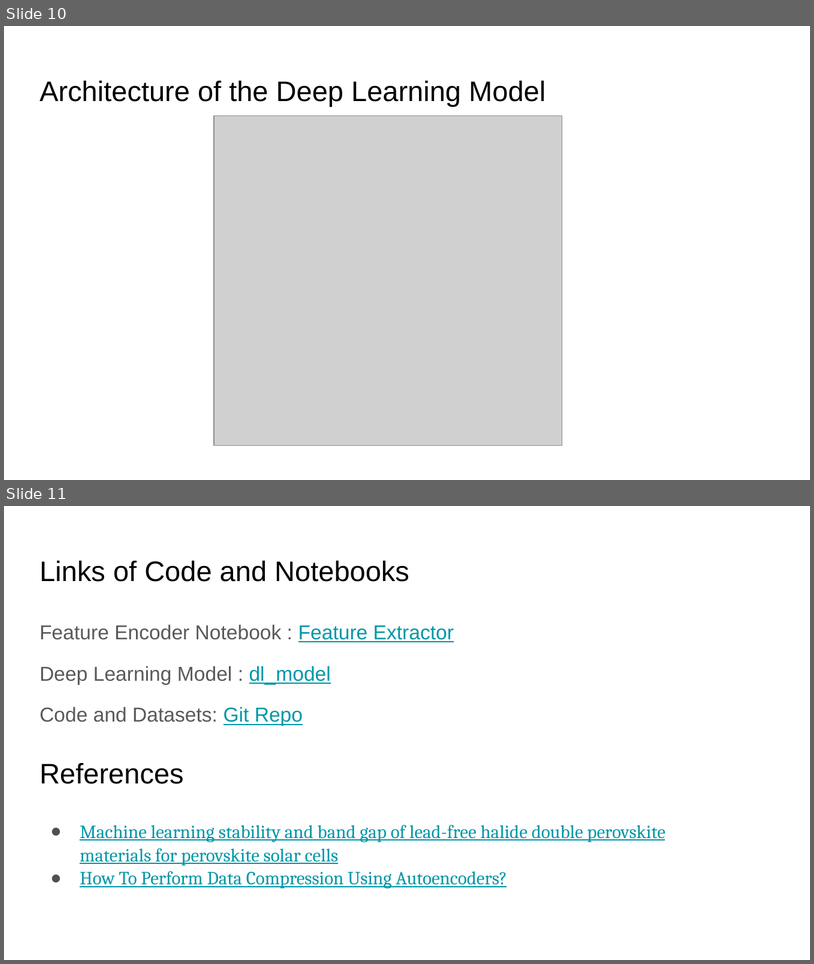
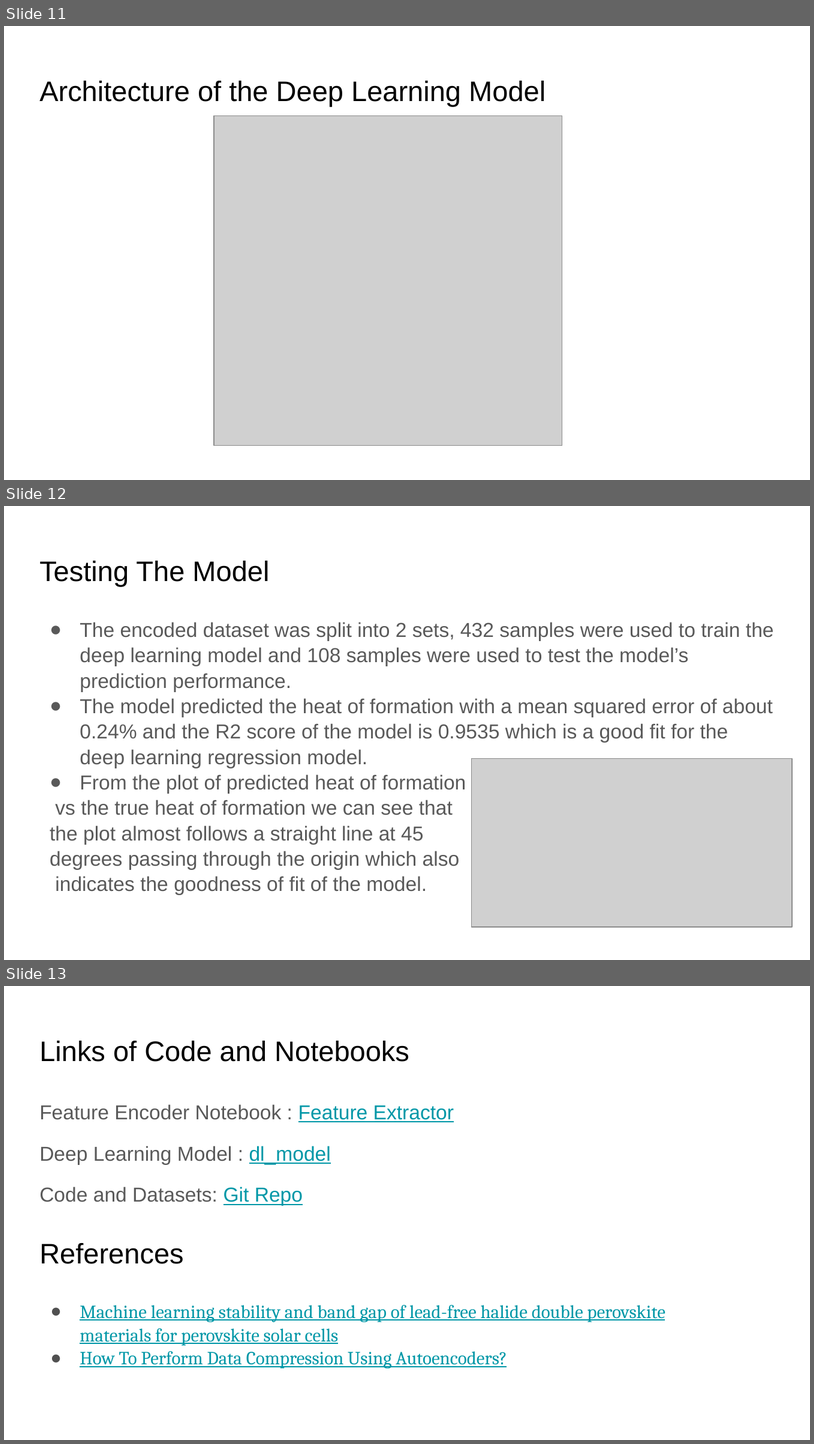
Before and after one commit to nav-neit/Stability-of-Perovskite-Materials-using-DeepLearning, a slide deck: Stability of Perovskite Materials using Machine Learning.pptx. Shown one above the other, each under a label of ours: slides 10 and 11 before the commit, slides 11, 12 and 13 after it. The pictures are 814x964 and 814x1444 pixels, drawn with LibreOffice and Linux fonts; fonts in the diff are those of the drawing; grey boxes stand for pictures. Boxes give left, top, right and bottom in pixels: in the first picture for what was removed or moved away, otherwise in the second. Text is boxed around its words. In the diff, an @@ line names an element or a change of style, - is before the commit and + after.

```diff
--- a/Stability of Perovskite Materials using Machine Learning.pptx
+++ b/Stability of Perovskite Materials using Machine Learning.pptx
@@ slide 12 added at [4,506,810,960], background #FFFFFF @@
@@ title added at [39,561,269,586], 25.2 pt, text #000000 @@
+Testing The Model
@@ text added at [50,622,774,894], 18 pt, text #595959 @@
+● The encoded dataset was split into 2 sets, 432 samples were used to train the deep learning model and 108 samples were used to test the model’s prediction performance.
+● The model predicted the heat of formation with a mean squared error of about 0.24% and the R2 score of the model is 0.9535 which is a good fit for the deep learning regression model.
+● From the plot of predicted heat of formation
+vs the true heat of formation we can see that
+the plot almost follows a straight line at 45
+degrees passing through the origin which also
+indicates the goodness of fit of the model.
@@ picture added at [472,759,792,927] @@
@@ what was slide 10 is now slide 11 @@
@@ what was slide 11 is now slide 13 @@
```
Also in this commit, not shown: 2 slides changed, 1 other slide added, 1 other file.
